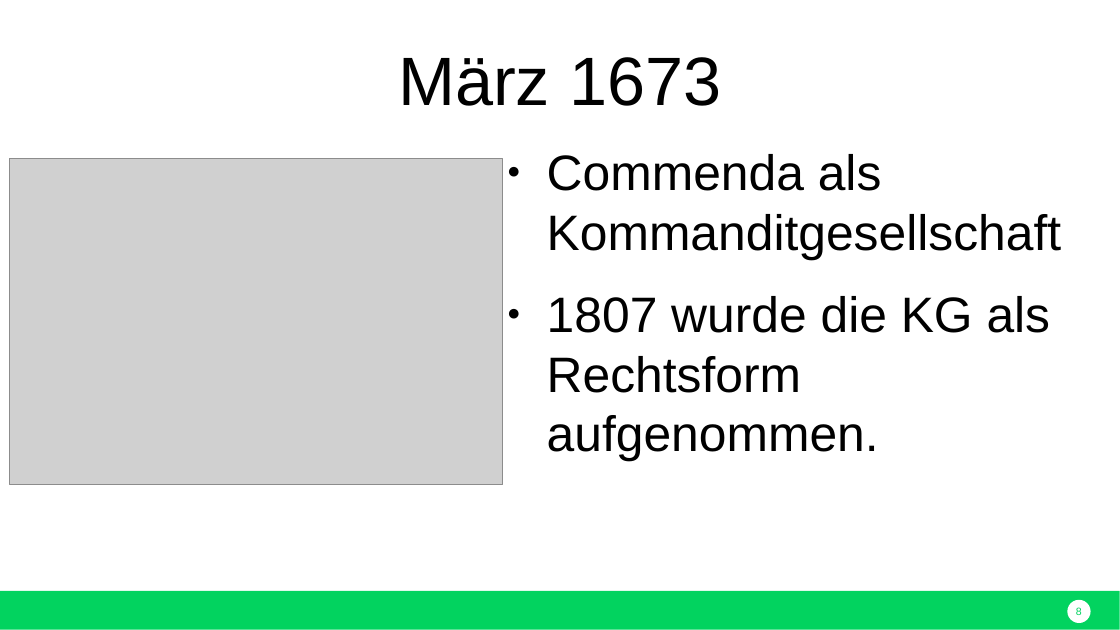
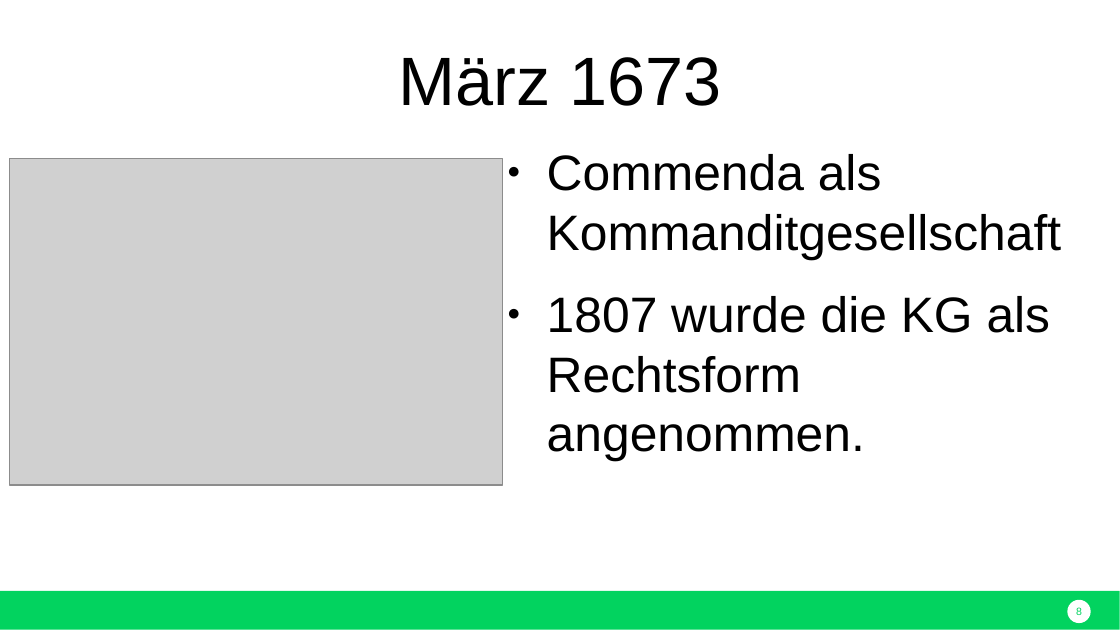
Before and after one commit to nodeg/exercises, a slide deck: slide 8 of Referat_BWP_KG_eugen.pptx. Drawn at 1120x630 pixels with LibreOffice and Linux fonts; fonts in the diff are those of the drawing; grey boxes stand for pictures. Boxes give left, top, right and bottom in pixels: in the first picture for what was removed or moved away, otherwise in the second. Text is boxed around its words. In the diff, an @@ line names an element or a change of style, - is before the commit and + after.

```diff
--- a/Referat_BWP_KG_eugen.pptx
+++ b/Referat_BWP_KG_eugen.pptx
@@ text at box(547, 296, 1051, 462): text changed @@
-● 1807 wurde die KG als Rechtsform aufgenommen.
+● 1807 wurde die KG als Rechtsform angenommen.
```
Also in this commit, not shown: 6 other slides changed.
